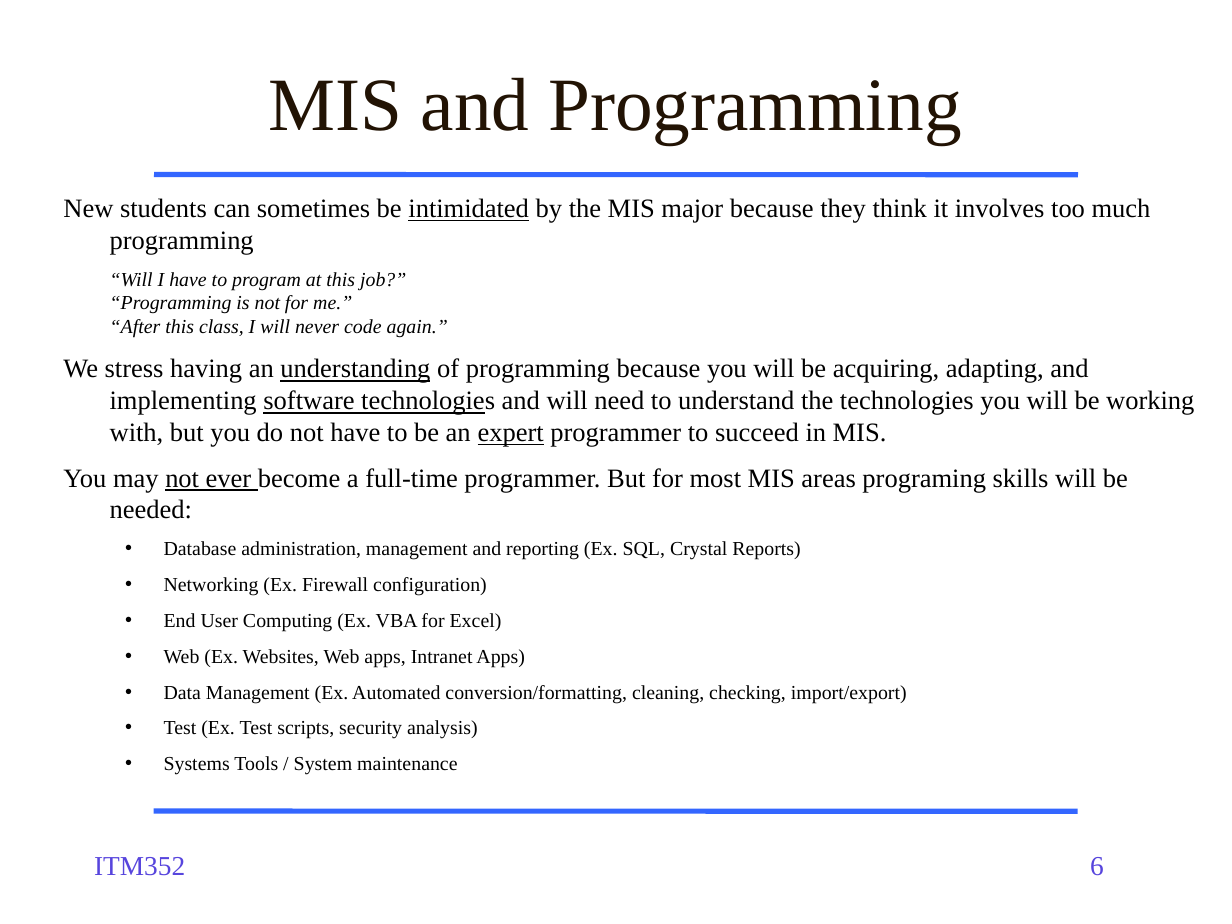
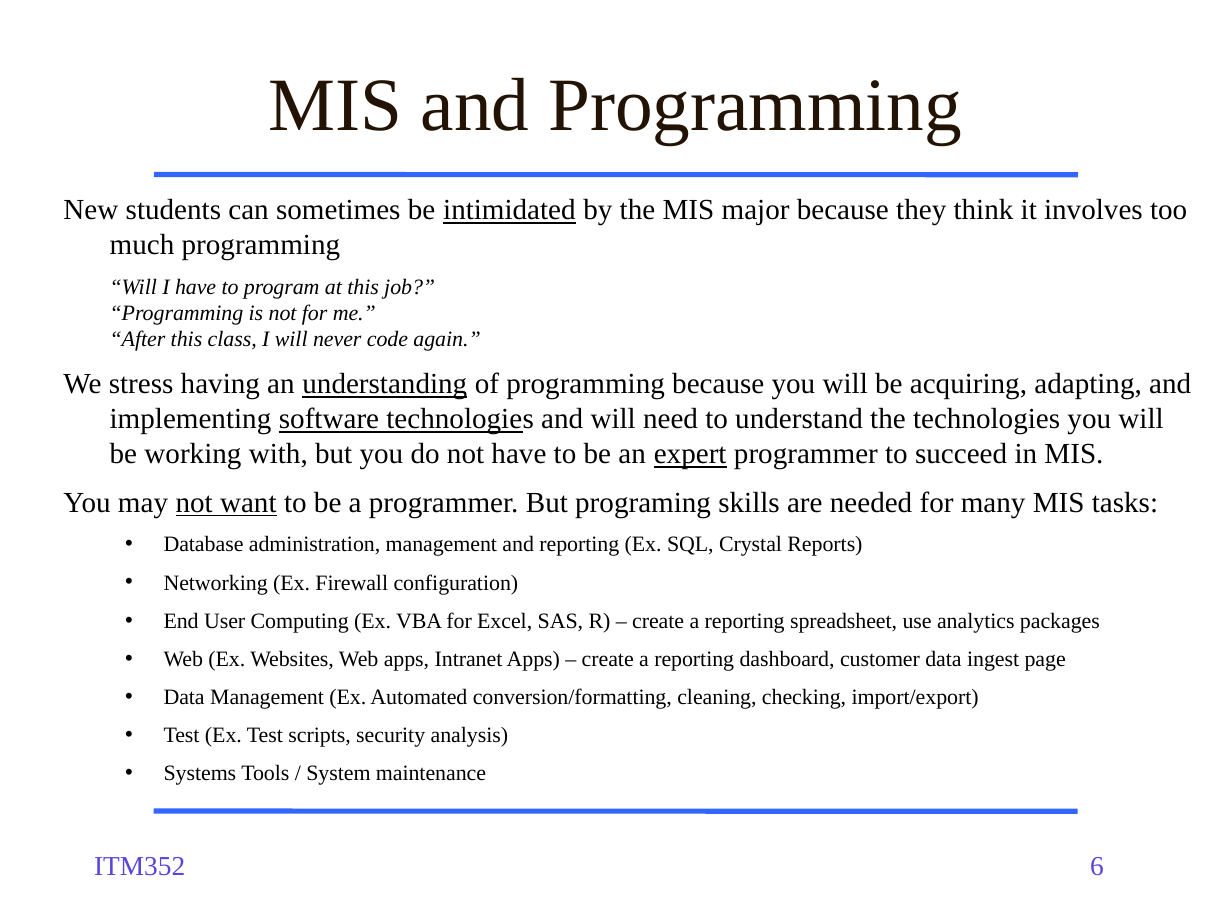
Before and after one commit to dport96/ITM352, a slide deck: slide 6 of morea/010.introduction/ITM352_01_intro.pptx. Drawn at 1232x924 pixels with LibreOffice and Linux fonts; fonts in the diff are those of the drawing. Boxes give left, top, right and bottom in pixels: in the first picture for what was removed or moved away, otherwise in the second. Text is boxed around its words. In the diff, an @@ line names an element or a change of style, - is before the commit and + after.

```diff
--- a/morea/010.introduction/ITM352_01_intro.pptx
+++ b/morea/010.introduction/ITM352_01_intro.pptx
@@ text at bbox=[63, 198, 1191, 785]: size 15.5 to 17 pt in "New students can sometimes be intimidated by ...", "We stress having an understanding of programming ..."; size 11.6 to 12.8 pt in "“Will I have to program at this ...", "Database administration, management and reporting (Ex. SQL, ...", "Networking (Ex. Firewall configuration)", "Data Management (Ex. Automated conversion/formatting, cleani ..." and 2 more places @@
@@ text at bbox=[63, 491, 1158, 517]: text changed; size 15.5 to 17 pt @@
-You may not ever become a full-time programmer. But for most MIS areas programing skills will be needed:
+You may not want to be a programmer. But programing skills are needed for many MIS tasks:
@@ text at bbox=[164, 612, 1100, 671]: text changed; size 11.6 to 12.8 pt @@
-  • End User Computing (Ex. VBA for Excel)
-  • Web (Ex. Websites, Web apps, Intranet Apps)
+  • End User Computing (Ex. VBA for Excel, SAS, R) – create a reporting spreadsheet, use analytics packages
+  • Web (Ex. Websites, Web apps, Intranet Apps) – create a reporting dashboard, customer data ingest page
```
Also in this commit, not shown: 2 other files.
